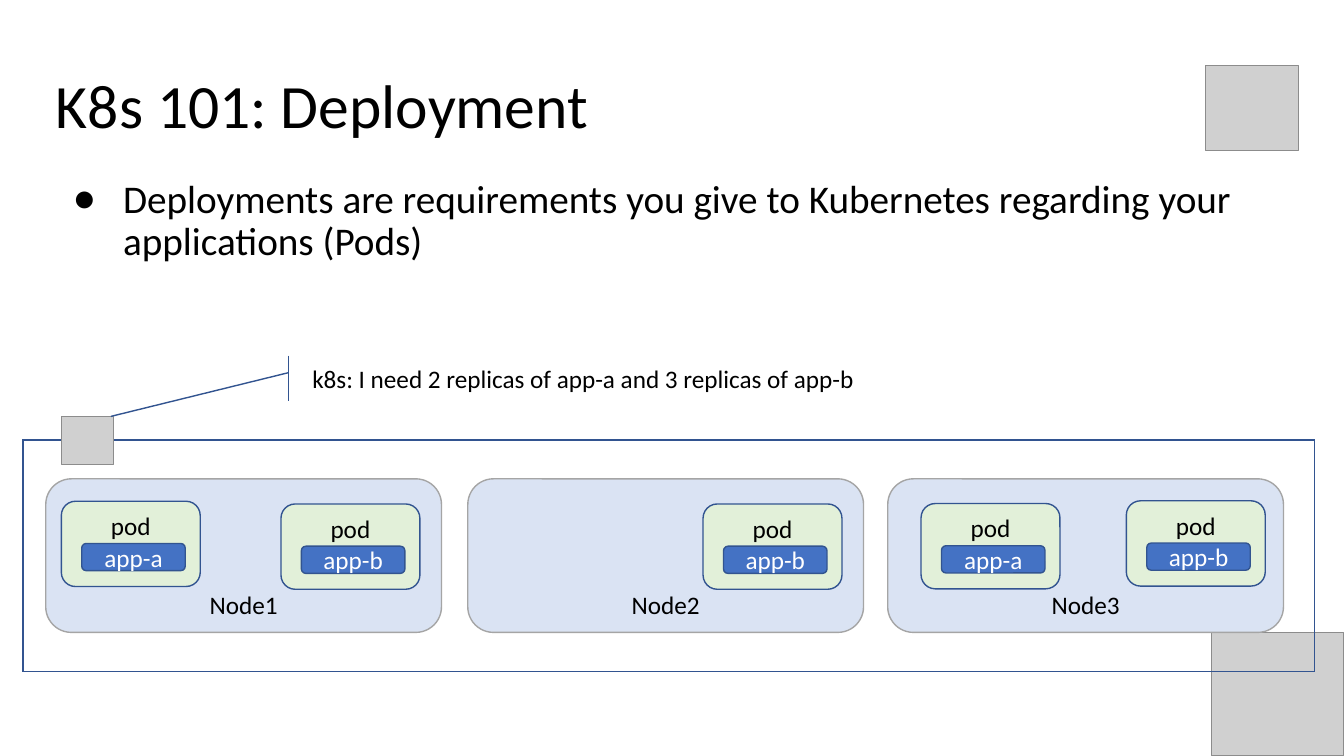
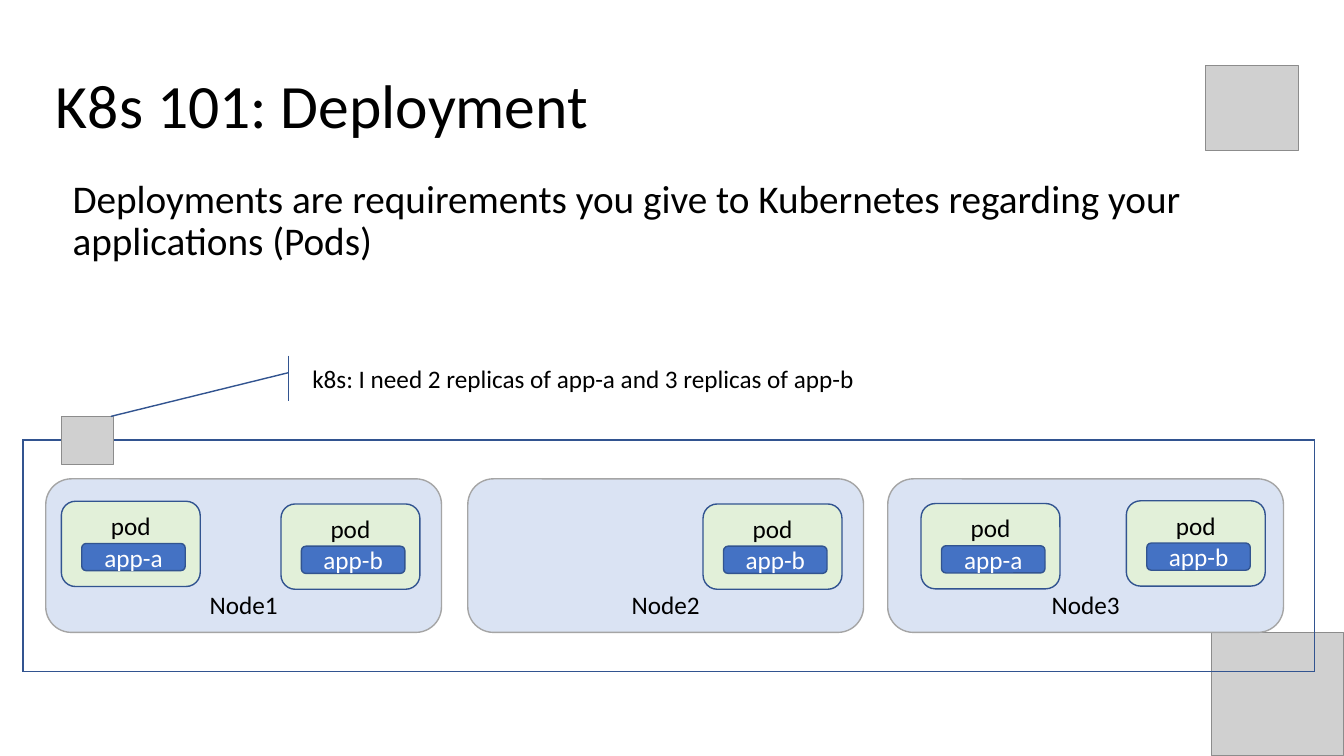
Before and after one commit to evgenyb/aks-workshops, a slide deck: slide 14 of 01-aks-and-k8s-101/slides/Introduction to AKS.pptx (slide 13 before the commit). Drawn at 1344x756 pixels with LibreOffice and Linux fonts; fonts in the diff are those of the drawing; grey boxes stand for pictures. Boxes give left, top, right and bottom in pixels: in the first picture for what was removed or moved away, otherwise in the second. Text is boxed around its words. In the diff, an @@ line names an element or a change of style, - is before the commit and + after.

```diff
--- a/01-aks-and-k8s-101/slides/Introduction to AKS.pptx
+++ b/01-aks-and-k8s-101/slides/Introduction to AKS.pptx
@@ text "Deployments are requirements you give ..." at [73, 185, 1180, 262]: bullet ● to none @@
```
Also in this commit, not shown: 1 slide added.
